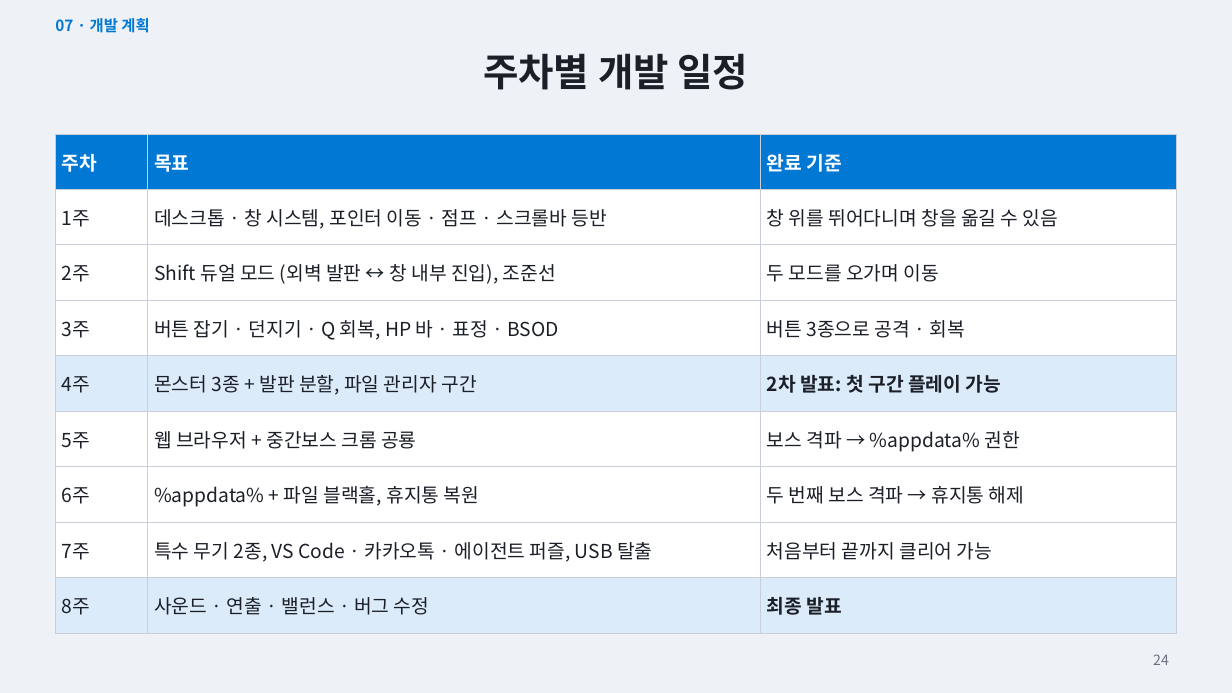
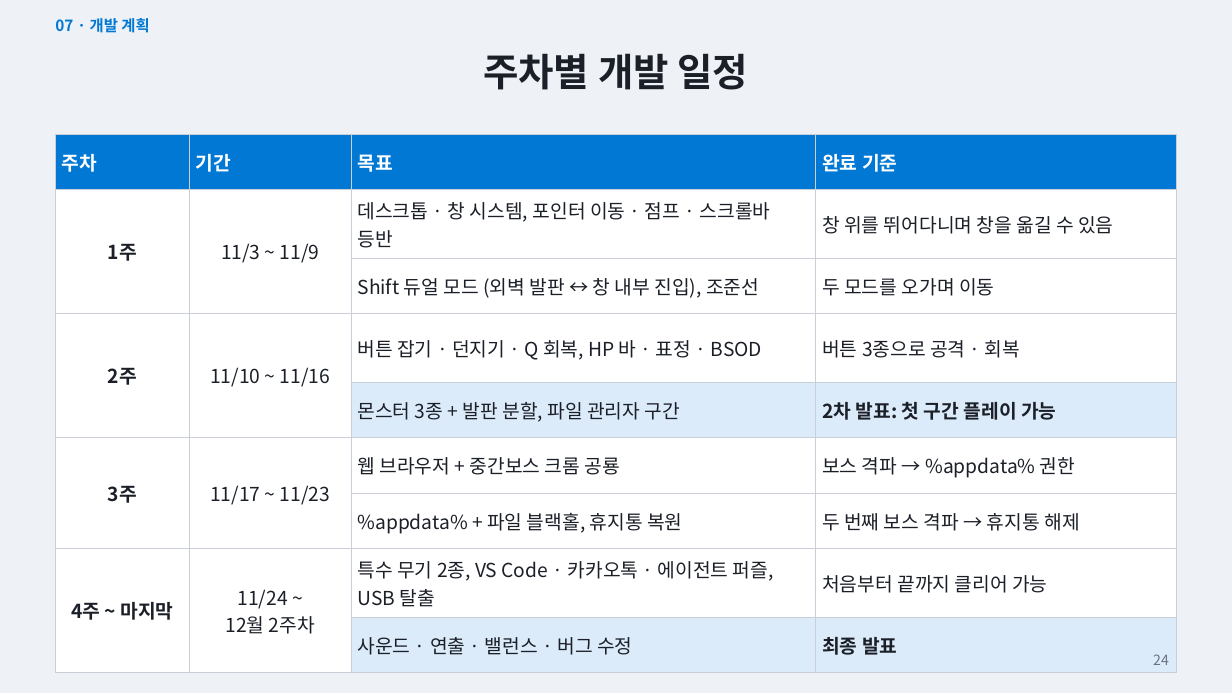
Before and after one commit to Lottesand/PoP_uP, a slide deck: slide 24 of docs/PoP_uP_세부기획서.pptx. Drawn at 1232x693 pixels with LibreOffice and Linux fonts; fonts in the diff are those of the drawing. Boxes give left, top, right and bottom in pixels: in the first picture for what was removed or moved away, otherwise in the second. Text is boxed around its words. In the diff, an @@ line names an element or a change of style, - is before the commit and + after.

Commit message:
세부기획서 일정을 12월 2주차 마감 기준으로 수정
- 주차별 일정 슬라이드: 기간 열 추가, 2주차 첫 구간 플레이 가능 기준으로 재구성
- PRD: 세부기획서와 일정이 맞춰져 불일치 안내 문구 삭제

```diff
--- a/docs/PoP_uP_세부기획서.pptx
+++ b/docs/PoP_uP_세부기획서.pptx
@@ table at [55,134,1177,659] @@
-column 1: 주차 | 1주 | 2주 | 3주 | 4주 | 5주 | 6주 | 7주 | 8주
+column 1: 주차 | 1주 |  | 2주 |  | 3주 |  | 4주 ~ 마지막 | 
+column 2: 기간 | 11/3 ~ 11/9 |  | 11/10 ~ 11/16 |  | 11/17 ~ 11/23 |  | 11/24 ~ / 12월 2주차 | 
```
Also in this commit, not shown: 1 other file.
